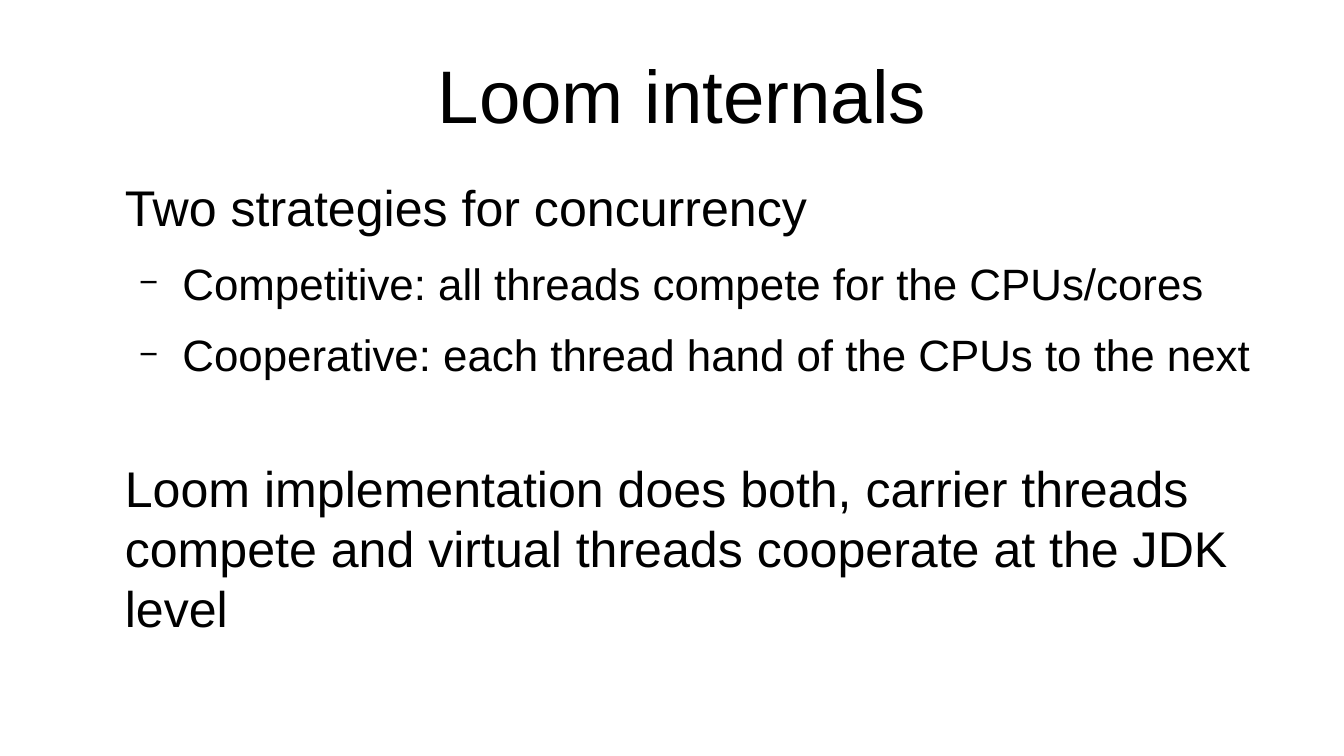
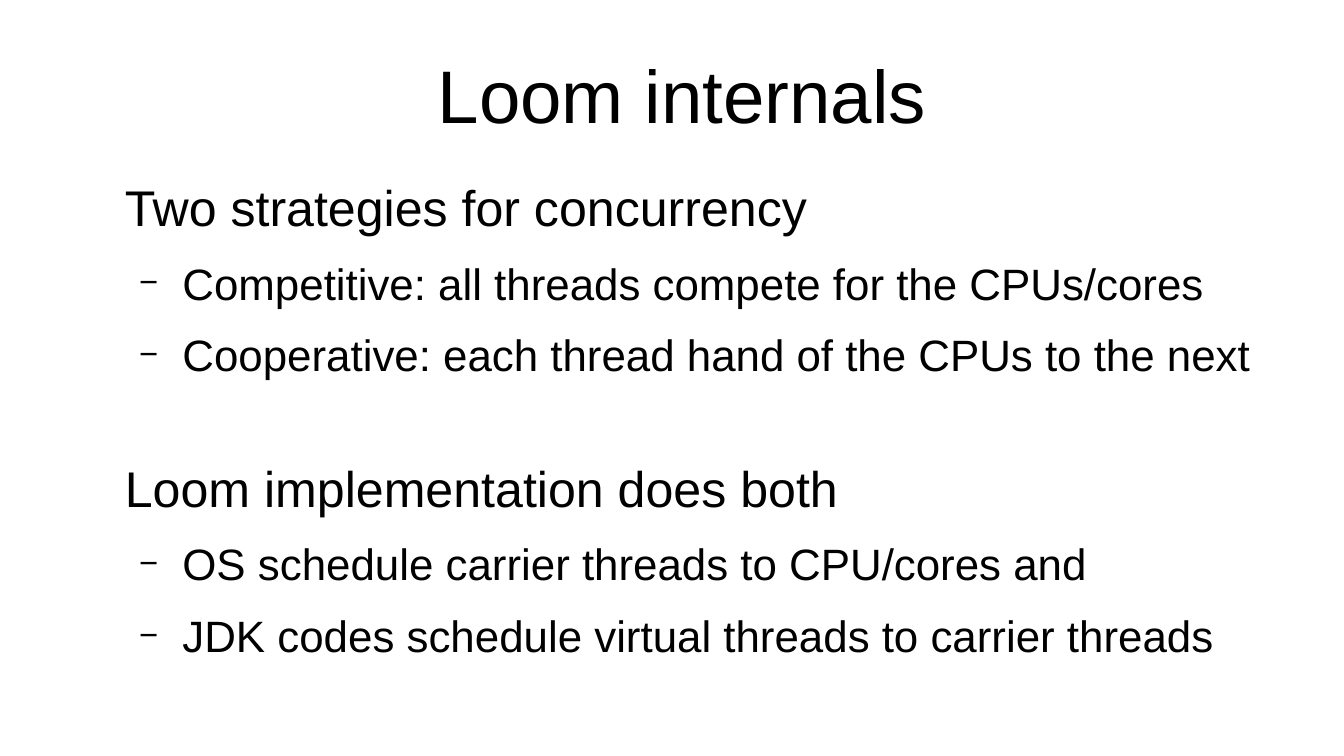
Before and after one commit to forax/loom-fiber, a slide deck: slide 23 of loom is looming.odp. Drawn at 1344x756 pixels with LibreOffice and Linux fonts; fonts in the diff are those of the drawing. Boxes give left, top, right and bottom in pixels: in the first picture for what was removed or moved away, otherwise in the second. Text is boxed around its words. In the diff, an @@ line names an element or a change of style, - is before the commit and + after.

```diff
--- a/loom is looming.odp
+++ b/loom is looming.odp
@@ text at (x1=125, y1=470, x2=1213, y2=653): text changed; size 29.6 to 25.9 pt @@
-Loom implementation does both, carrier threads compete and virtual threads cooperate at the JDK level
+Loom implementation does both
+  − OS schedule carrier threads to CPU/cores and
+  − JDK codes schedule virtual threads to carrier threads
```
Also in this commit, not shown: 1 other slide changed, 1 other file.
